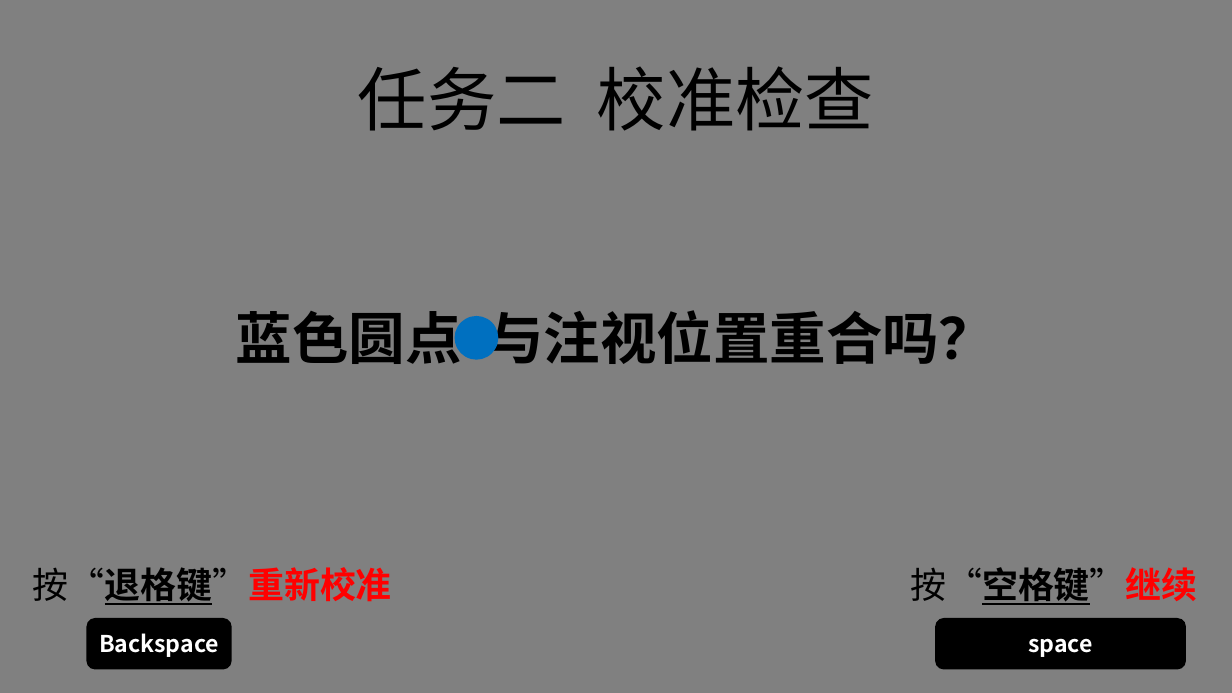
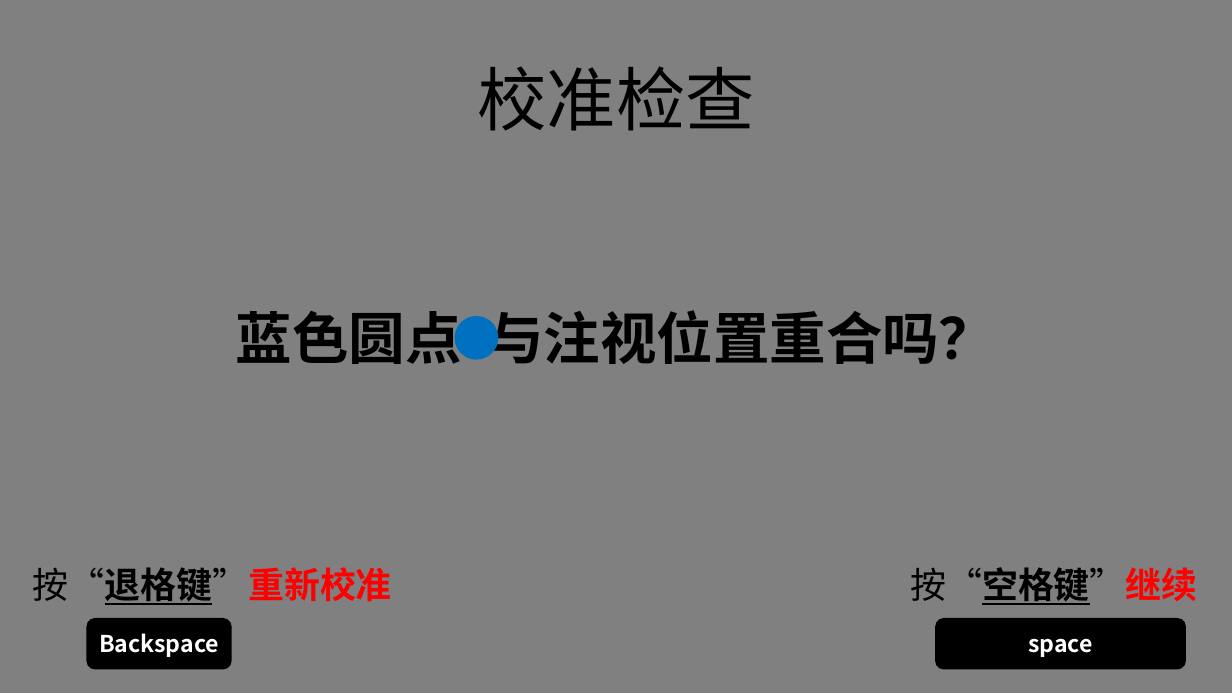
Before and after one commit to lyxose/FreeView, a slide deck: slide 11 of Instructions.pptx (slide 18 before the commit). Drawn at 1232x693 pixels with LibreOffice and Linux fonts; fonts in the diff are those of the drawing. Boxes give left, top, right and bottom in pixels: in the first picture for what was removed or moved away, otherwise in the second. Text is boxed around its words. In the diff, an @@ line names an element or a change of style, - is before the commit and + after.

```diff
--- a/Instructions.pptx
+++ b/Instructions.pptx
@@ text at [477, 66, 754, 131]: text changed @@
-任务二 校准检查
+校准检查
```
Also in this commit, not shown: 10 other slides changed, 6 slides removed, 36 other files.
